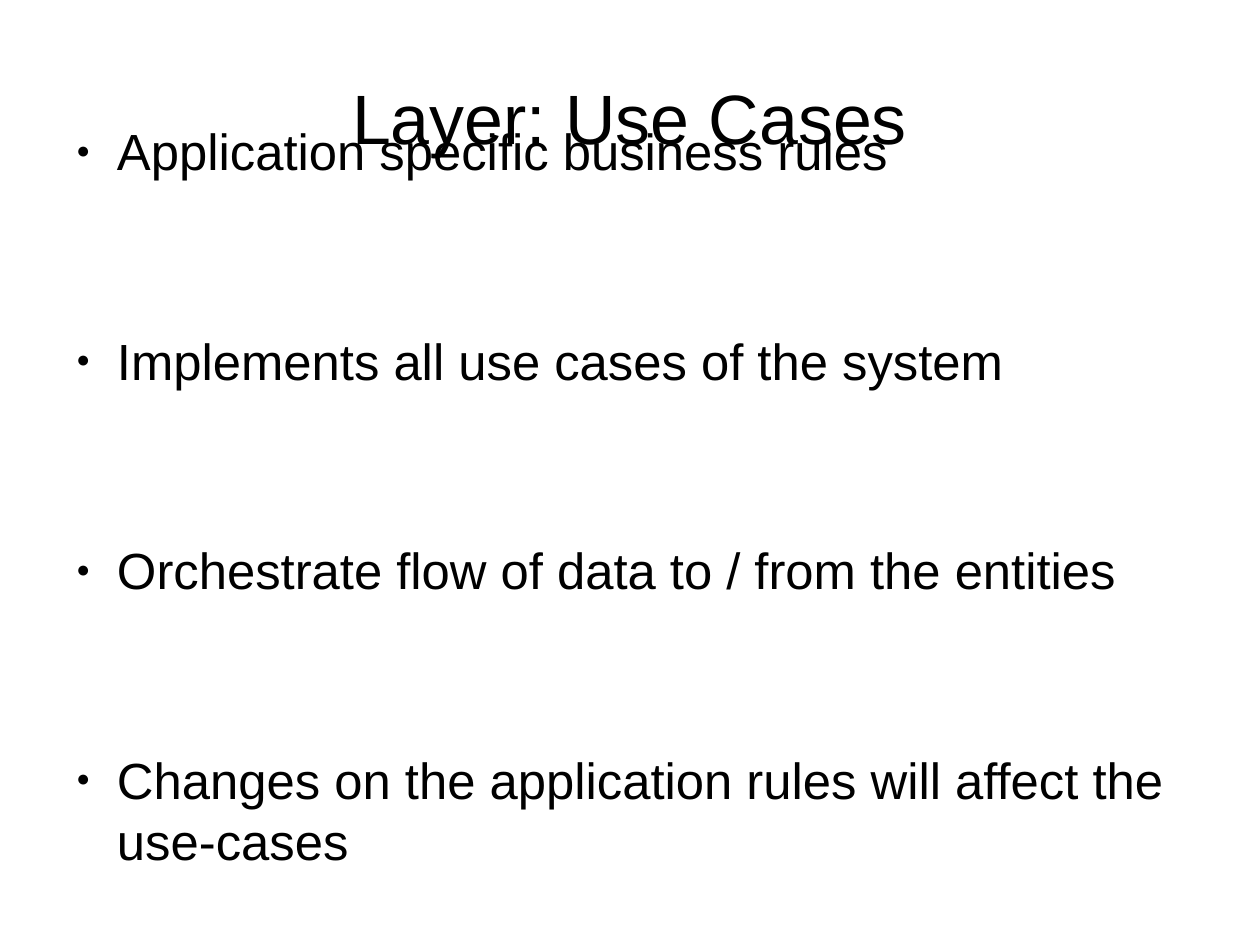
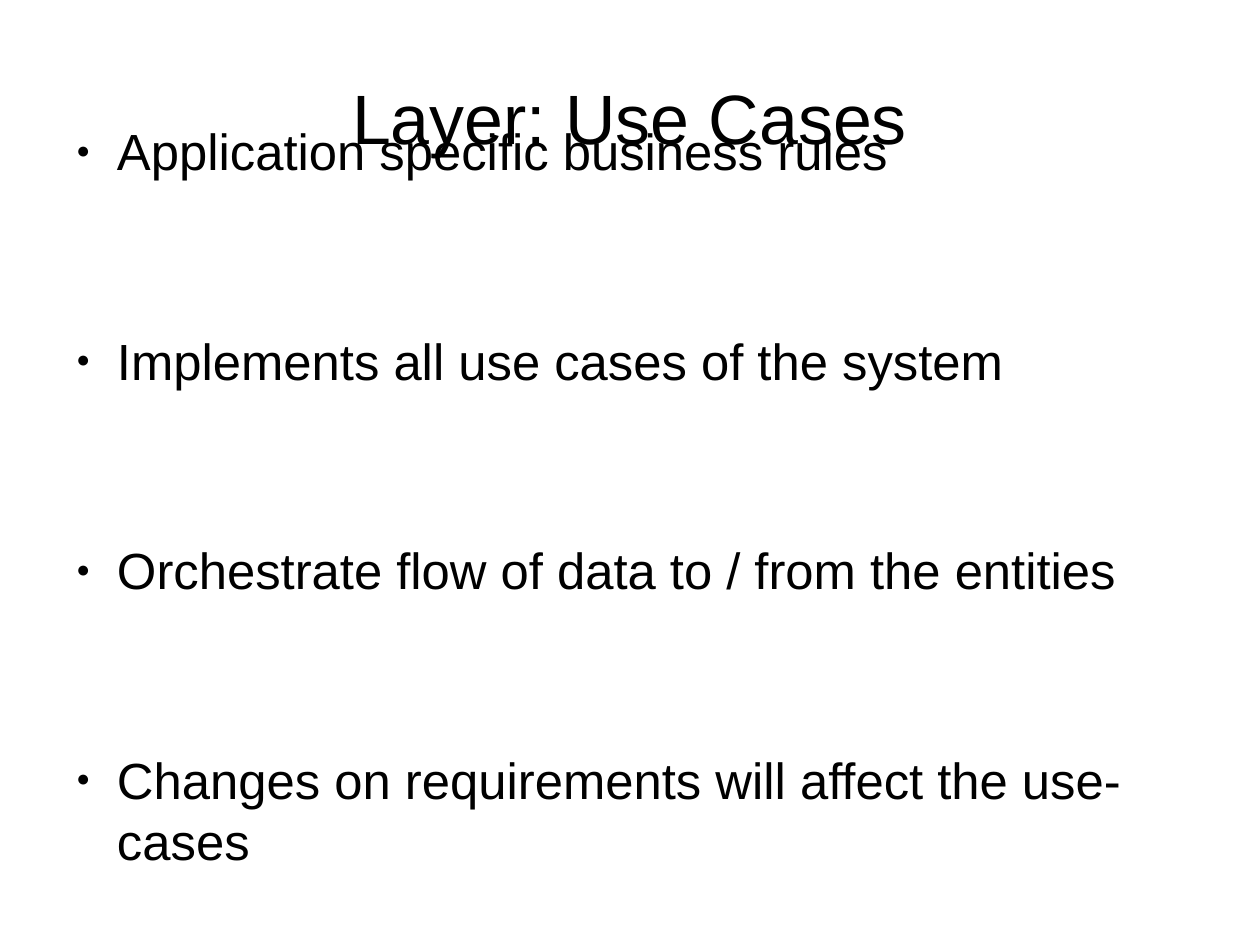
Before and after one commit to illuque/CleanArchitectureKata, a slide deck: slide 7 of kata/presentation.odp. Drawn at 1260x945 pixels with LibreOffice and Linux fonts; fonts in the diff are those of the drawing. Boxes give left, top, right and bottom in pixels: in the first picture for what was removed or moved away, otherwise in the second. Text is boxed around its words. In the diff, an @@ line names an element or a change of style, - is before the commit and + after.

```diff
--- a/kata/presentation.odp
+++ b/kata/presentation.odp
@@ text at box(117, 762, 1121, 861): text changed @@
-● Changes on the application rules will affect the use-cases
+● Changes on requirements will affect the use-cases
```
Also in this commit, not shown: 8 other slides changed, 2 other files.
